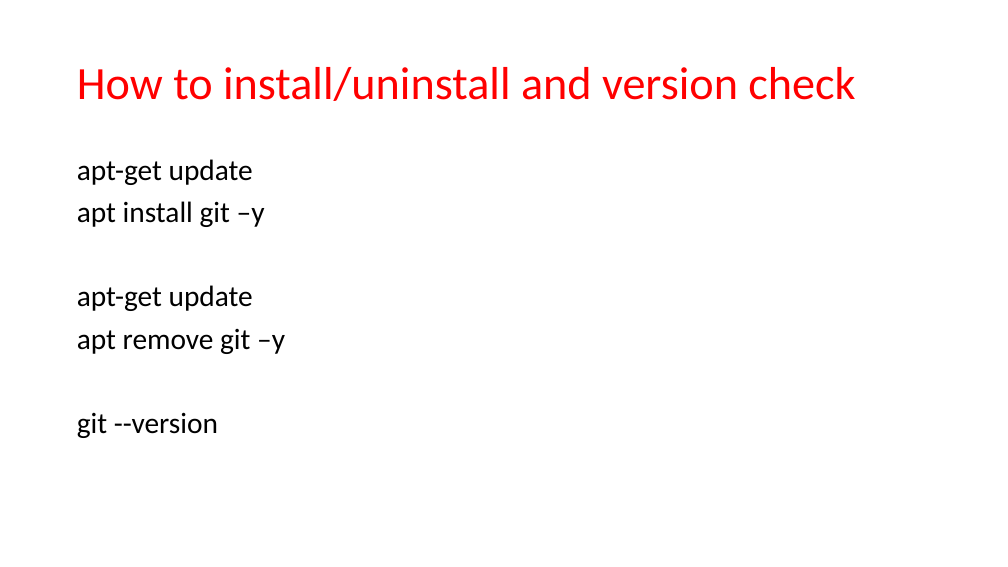
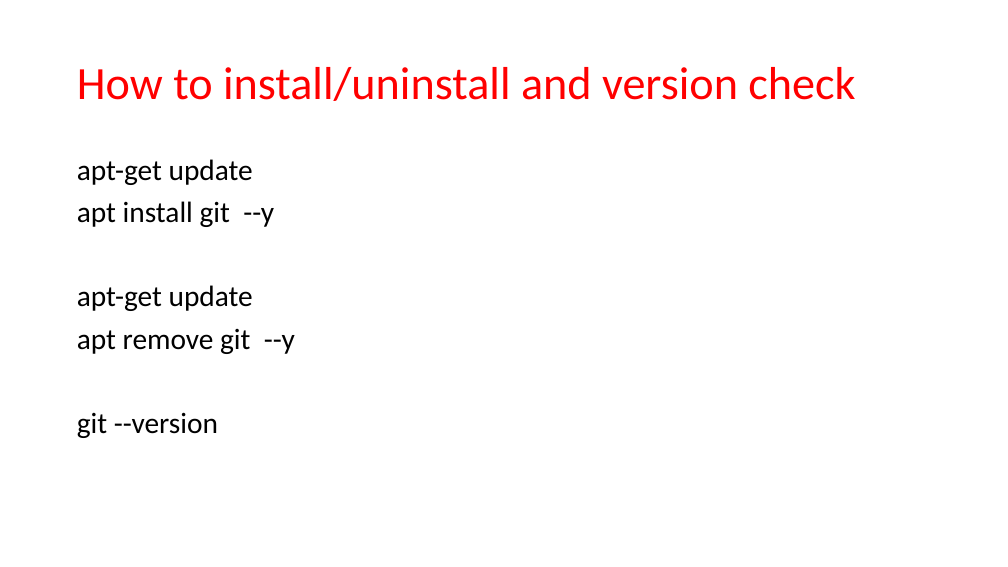
Before and after one commit to JanbaskDevops/Batch1, a slide deck: slide 16 of MyLearnings/CICD/Class5- Azure Repository/Class presentation.pptx (slide 15 before the commit). Drawn at 1008x567 pixels with LibreOffice and Linux fonts; fonts in the diff are those of the drawing. Boxes give left, top, right and bottom in pixels: in the first picture for what was removed or moved away, otherwise in the second. Text is boxed around its words. In the diff, an @@ line names an element or a change of style, - is before the commit and + after.

```diff
--- a/MyLearnings/CICD/Class5- Azure Repository/Class presentation.pptx
+++ b/MyLearnings/CICD/Class5- Azure Repository/Class presentation.pptx
@@ text at (77,201,274,227): text changed @@
-apt install git –y
+apt install git --y
@@ text at (77,329,295,354): text changed @@
-apt remove git –y
+apt remove git --y
```
Also in this commit, not shown: 7 other slides changed, 10 slides added, 2 slides removed.
